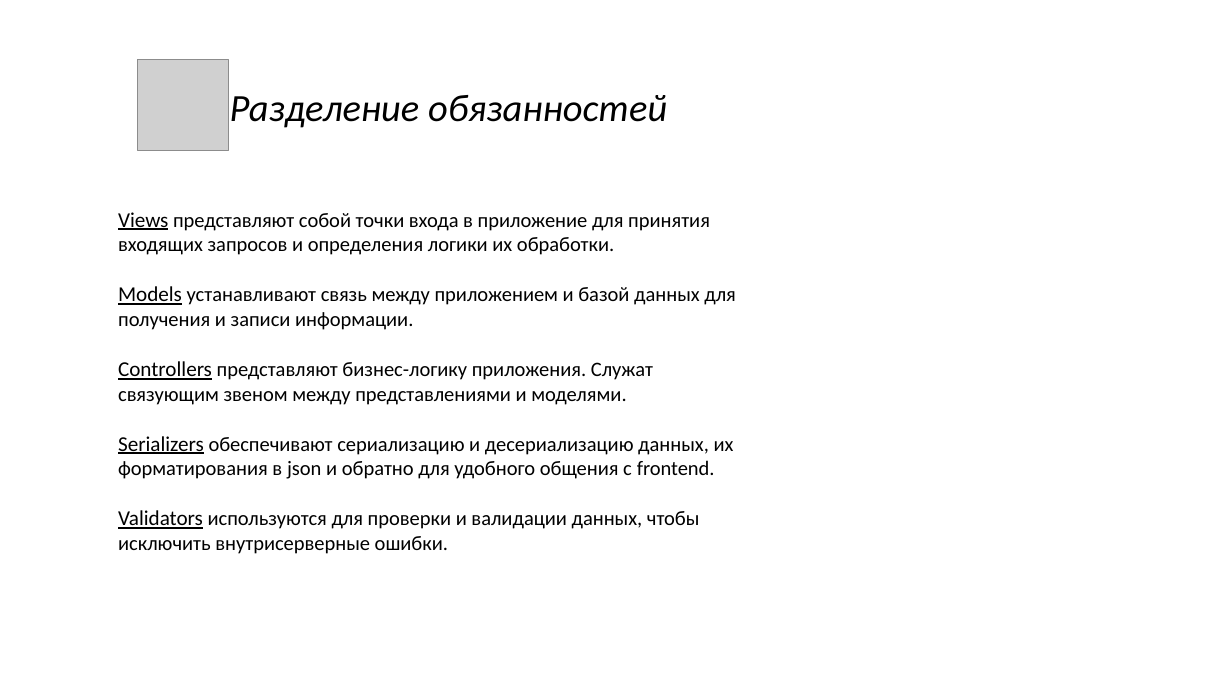
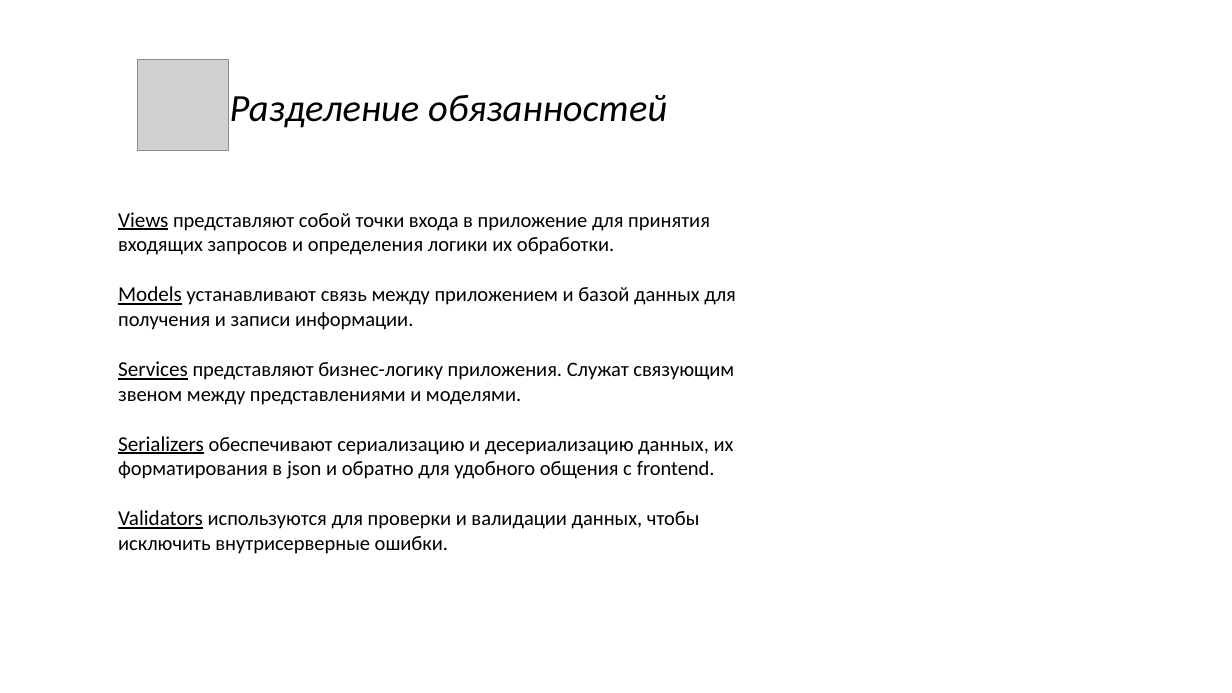
Before and after one commit to anigilyatornayapushka/ITStep-Bank-WebSite, a slide deck: slide 9 of ШАГ проект. Инновационная платежная система — копия.pptx. Drawn at 1232x693 pixels with LibreOffice and Linux fonts; fonts in the diff are those of the drawing; grey boxes stand for pictures; background and template pictures are left out. Boxes give left, top, right and bottom in pixels: in the first picture for what was removed or moved away, otherwise in the second. Text is boxed around its words. In the diff, an @@ line names an element or a change of style, - is before the commit and + after.

```diff
--- a/ШАГ проект. Инновационная платежная система — копия.pptx
+++ b/ШАГ проект. Инновационная платежная система — копия.pptx
@@ text at (118,361,734,405): text changed @@
-Controllers представляют бизнес-логику приложения. Служат связующим звеном между представлениями и моделями.
+Services представляют бизнес-логику приложения. Служат связующим звеном между представлениями и моделями.
```
Also in this commit, not shown: 4 other slides changed, 8 other files.
